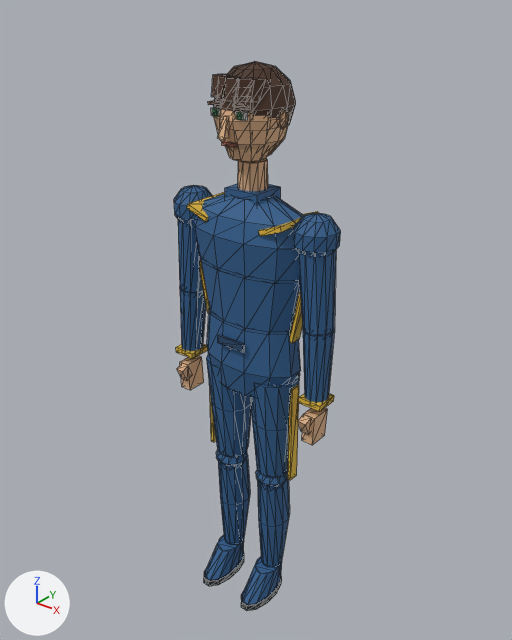
Two versions of the glTF model export/unity/personnage_homme.glb, one commit apart.
Camera for both pictures: a camera (50 mm lens) standing at (1.268, -1.565, 2.03) and looking at (-0.027, 0.054, 1.027). The axes (+X, +Y, +Z) are drawn at lower left. The lights are the same throughout. The older version comes first. Mesh edges are drawn as thin lines. Where no turn or scale is listed for an object, it has been applied to the vertices. Vertices at exactly the same position are counted once.

Objects in the first picture: 'personnage_homme_unity_corps'.
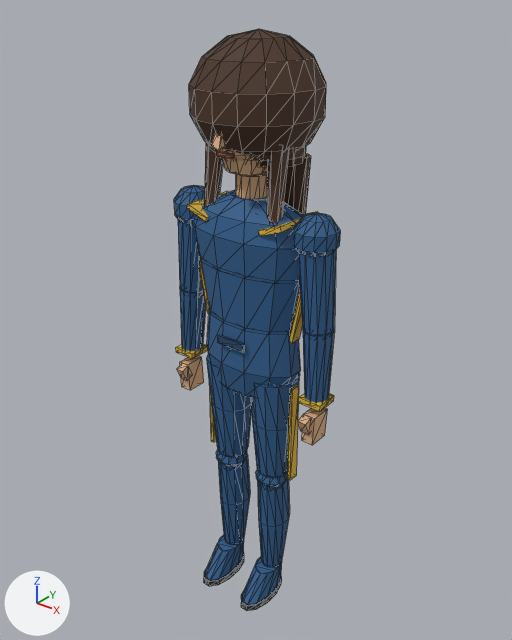
What differs and where, as boxes (x1, y1, x2, y2) in the pictures (512 x 640 px; the box of a moved part takes in the faces that stretch with it):
'personnage_homme_unity_corps', reshaped
    before: (174, 61, 341, 611)
    after: (174, 135, 341, 611)
'personnage_homme_unity_coupe_afro', added (brown)
    after: (189, 29, 326, 156)
'personnage_homme_unity_coupe_longue', added
    after: (204, 143, 311, 224)
'personnage_homme_unity_coupe_carre', added
    after: (212, 146, 306, 161)
'personnage_homme_unity_coupe_mi_longue', added (mostly hidden)
    after: (259, 156, 303, 167)
part 1 of me_personnage_homme_unity_corps, moved or reshaped
    before: (222, 141, 237, 147)
    after: (216, 151, 235, 159)
part 2 of me_personnage_homme_unity_corps, deleted
    before: (224, 77, 240, 101)
part 3 of me_personnage_homme_unity_corps, deleted
    before: (237, 78, 252, 102)
part 4 of me_personnage_homme_unity_corps, deleted
    before: (211, 74, 227, 98)
part 5 of me_personnage_homme_unity_corps, deleted
    before: (248, 78, 266, 102)
part 6 of me_personnage_homme_unity_corps, deleted
    before: (217, 75, 231, 99)
part 7 of me_personnage_homme_unity_corps, moved or reshaped
    before: (208, 61, 296, 206)
    after: (211, 135, 267, 199)

What the commit changed:
me_personnage_homme_unity_corps is used by ob_personnage_homme_unity_corps; location (0.0, 0.0, 0.0).
me_personnage_homme_unity_corps had 1152 vertices, 2074 faces and spanned x -0.3..0.3, y -0.16..0.13, z 0.0..1.82.
me_personnage_homme_unity_corps now has 1040 vertices, 1874 faces and spans x -0.3..0.3, y -0.16..0.14, z 0.0..1.82.
me_personnage_homme_unity_corps part 1: the loose piece of 8 vertices spanning x -0.02..0.02, y -0.1..-0.09, z 1.62 is moved by (0.0, -0.02, -0.03).
me_personnage_homme_unity_corps part 2: the loose piece of 8 vertices spanning x -0.02..0.02, y -0.11..-0.05, z 1.74..1.79 is deleted.
me_personnage_homme_unity_corps part 3: the loose piece of 8 vertices spanning x 0.01..0.05, y -0.1..-0.04, z 1.74..1.79 is deleted.
me_personnage_homme_unity_corps part 4: the loose piece of 8 vertices spanning x -0.08..-0.04, y -0.08..-0.03, z 1.74..1.79 is deleted.
me_personnage_homme_unity_corps part 5: the loose piece of 8 vertices spanning x 0.04..0.08, y -0.08..-0.03, z 1.74..1.79 is deleted.
me_personnage_homme_unity_corps part 6: the loose piece of 8 vertices spanning x -0.05..-0.01, y -0.1..-0.04, z 1.74..1.79 is deleted.
Part 7, on me_personnage_homme_unity_corps:
72 vertices are removed from x -0.11..0.11, y -0.1..0.13, z 1.61..1.81.
154 faces are deleted.
14 vertices in x -0.07..-0.02, y -0.11..-0.07, z 1.68..1.75 move by (-0.01, -0.02, -0.01).
14 vertices in x 0.02..0.07, y -0.11..-0.07, z 1.68..1.75 move by (0.01, -0.02, -0.01).
10 vertices in x -0.02..0.02, y -0.13..-0.09, z 1.62..1.7 move by (0.0, -0.02, -0.02).
10 vertices in x -0.03..0.03, y -0.1..-0.09, z 1.69..1.75 move by (0.0, -0.02, -0.01).
9 vertices in x 0.09..0.11, y -0.01..0.03, z 1.66..1.71 move by (0.02, 0.0, -0.01).
9 vertices in x -0.11..-0.09, y -0.01..0.03, z 1.66..1.71 move by (-0.02, 0.0, -0.01).
158 vertices move from x -0.11..0.11, y -0.11..0.12, z 1.44..1.82 to x -0.12..0.12, y -0.12..0.14, z 1.38..1.82.
14 new faces join them, mat_peau (beige #e0b38a).
Mesh me_personnage_homme_unity_coupe_mi_longue is new.
It has 132 vertices, 228 faces and spans x -0.144..0.144, y -0.126..0.161, z 1.559..1.837.
It uses material mat_cheveux (brown #4a3020).
Mesh me_personnage_homme_unity_coupe_longue is new.
It has 184 vertices, 320 faces and spans x -0.144..0.144, y -0.126..0.161, z 1.287..1.837.
It uses material mat_cheveux (brown #4a3020).
Mesh me_personnage_homme_unity_coupe_carre is new.
It has 148 vertices, 252 faces and spans x -0.144..0.144, y -0.127..0.162, z 1.573..1.839.
It uses material mat_cheveux (brown #4a3020).
Mesh me_personnage_homme_unity_coupe_afro is new.
It is a UV sphere (16 segments, 7 rings, poles along z) spanning x -0.19..0.19, y -0.16..0.219, z 1.545..1.903.
It uses material mat_cheveux (brown #4a3020).
Object 'personnage_homme_unity_coupe_mi_longue' (ob_personnage_homme_unity_coupe_mi_longue) is new; it shows me_personnage_homme_unity_coupe_mi_longue.
Its location is (0.0, 0.0, 0.0).
Object 'personnage_homme_unity_coupe_longue' (ob_personnage_homme_unity_coupe_longue) is new; it shows me_personnage_homme_unity_coupe_longue.
Its location is (0.0, 0.0, 0.0).
Object 'personnage_homme_unity_coupe_carre' (ob_personnage_homme_unity_coupe_carre) is new; it shows me_personnage_homme_unity_coupe_carre.
Its location is (0.0, 0.0, 0.0).
Object 'personnage_homme_unity_coupe_afro' (ob_personnage_homme_unity_coupe_afro) is new; it shows me_personnage_homme_unity_coupe_afro.
Its location is (0.0, 0.0, 0.0).
